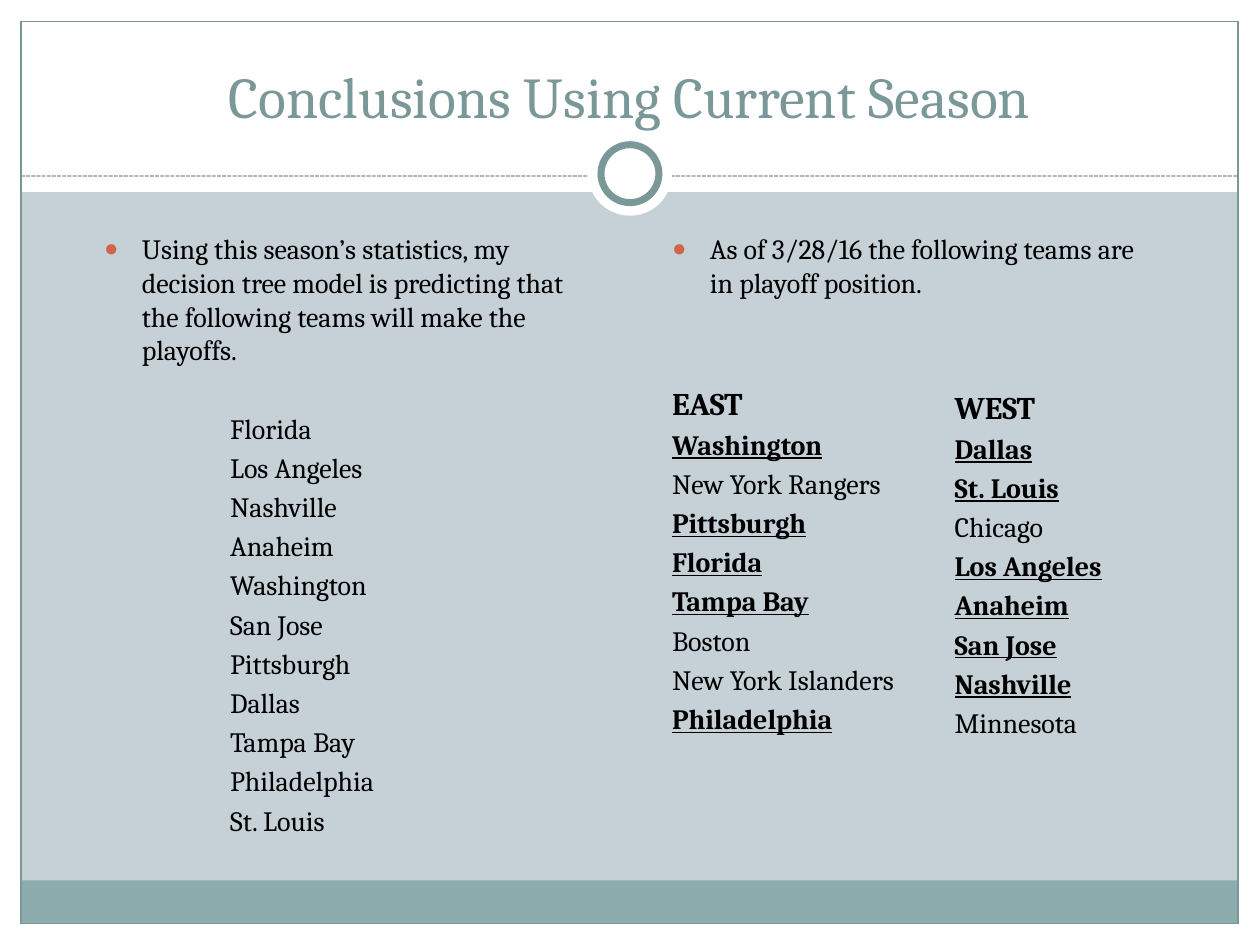
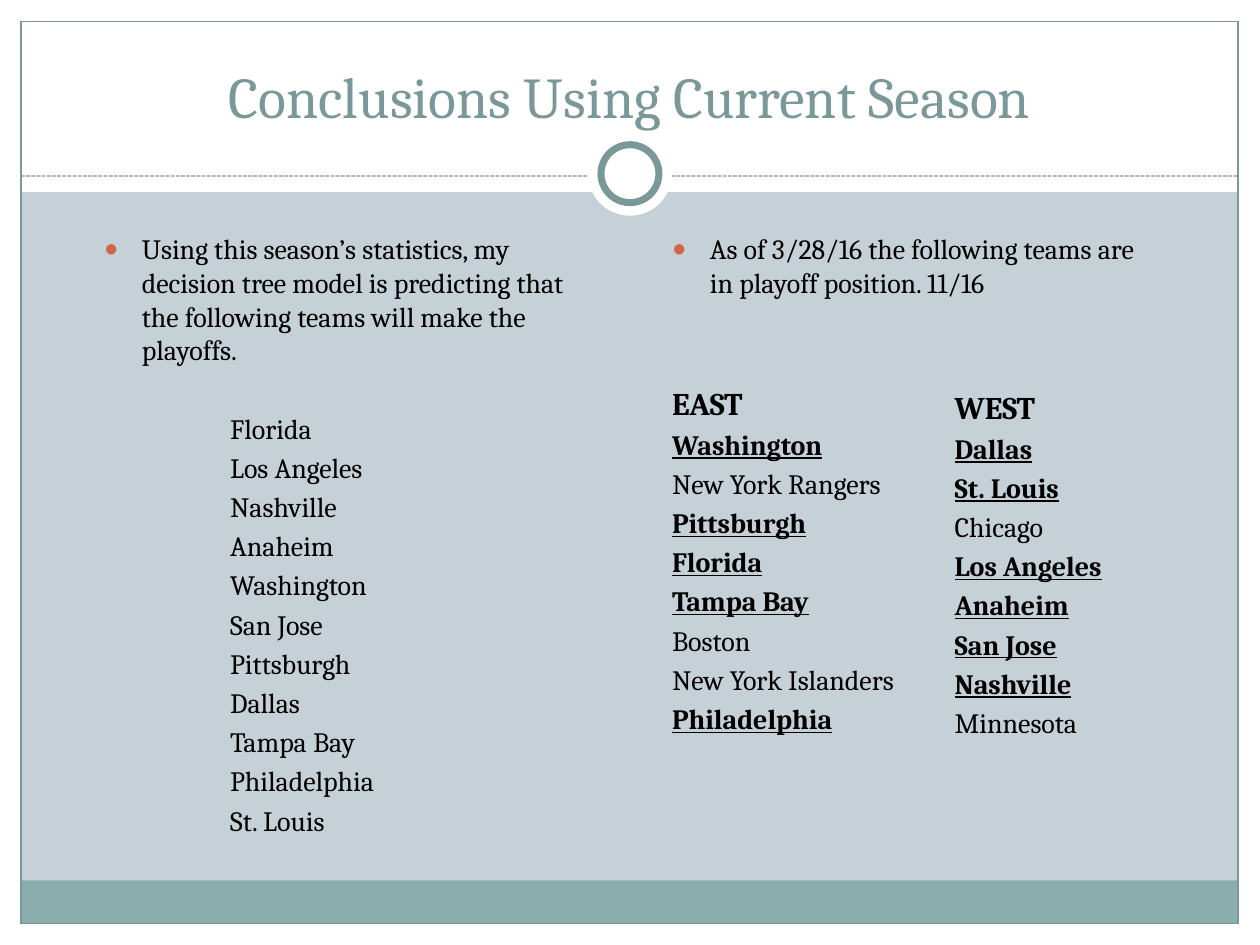
Before and after one commit to themp731/Projects, a slide deck: slide 16 of Final_Data/Deliverables/Presentation.pptx. Drawn at 1260x945 pixels with LibreOffice and Linux fonts; fonts in the diff are those of the drawing. Boxes give left, top, right and bottom in pixels: in the first picture for what was removed or moved away, otherwise in the second. Text is boxed around its words. In the diff, an @@ line names an element or a change of style, - is before the commit and + after.

```diff
--- a/Final_Data/Deliverables/Presentation.pptx
+++ b/Final_Data/Deliverables/Presentation.pptx
@@ text at <box>710,239,1134,299</box>: text changed @@
-● As of 3/28/16 the following teams are in playoff position.
+● As of 3/28/16 the following teams are in playoff position. 11/16
```
Also in this commit, not shown: 2 other slides changed, 6 other files.
